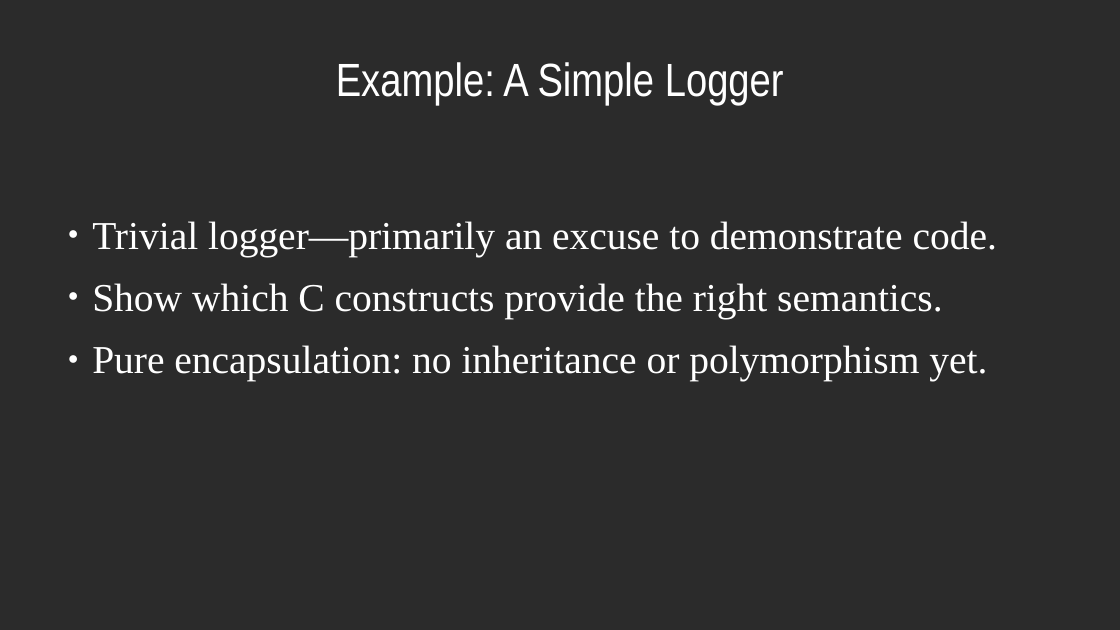
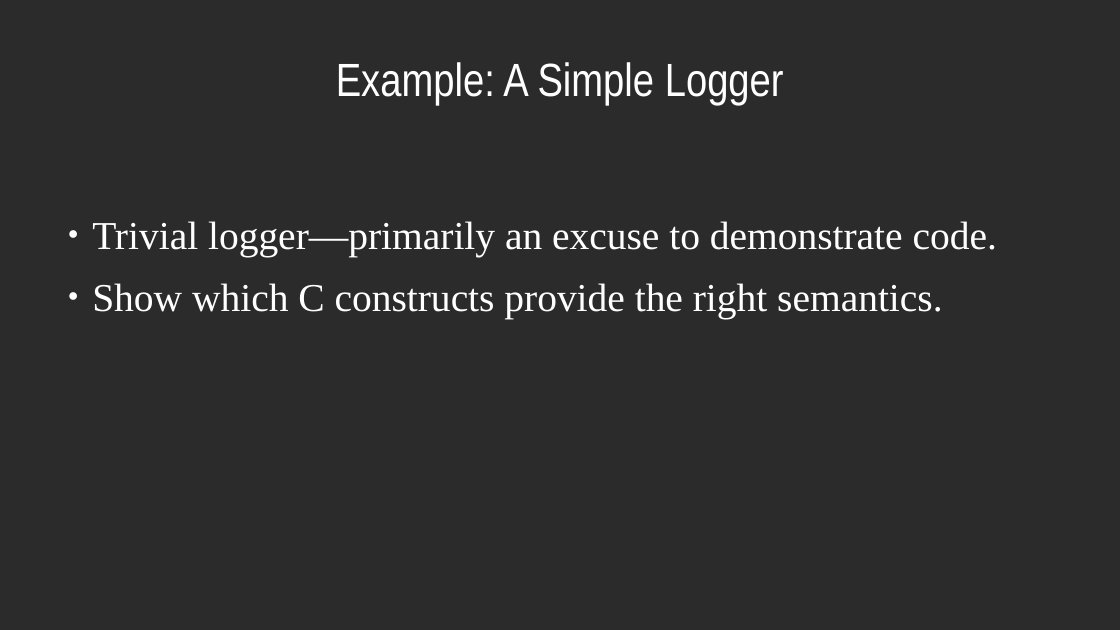
Before and after one commit to dllaurence/youngmanandc, a slide deck: slide 7 of 2020-youngmanandthec-scale.odp (slide 8 before the commit). Drawn at 1120x630 pixels with LibreOffice and Linux fonts; fonts in the diff are those of the drawing; background and template pictures are left out; a plain dark background stands for a picture behind light text. Boxes give left, top, right and bottom in pixels: in the first picture for what was removed or moved away, otherwise in the second. Text is boxed around its words. In the diff, an @@ line names an element or a change of style, - is before the commit and + after.

```diff
--- a/2020-youngmanandthec-scale.odp
+++ b/2020-youngmanandthec-scale.odp
@@ text at bbox=[92, 345, 987, 382]: paragraph removed @@
-● Pure encapsulation: no inheritance or polymorphism yet.
```
Also in this commit, not shown: 17 other slides changed, 7 slides removed.
